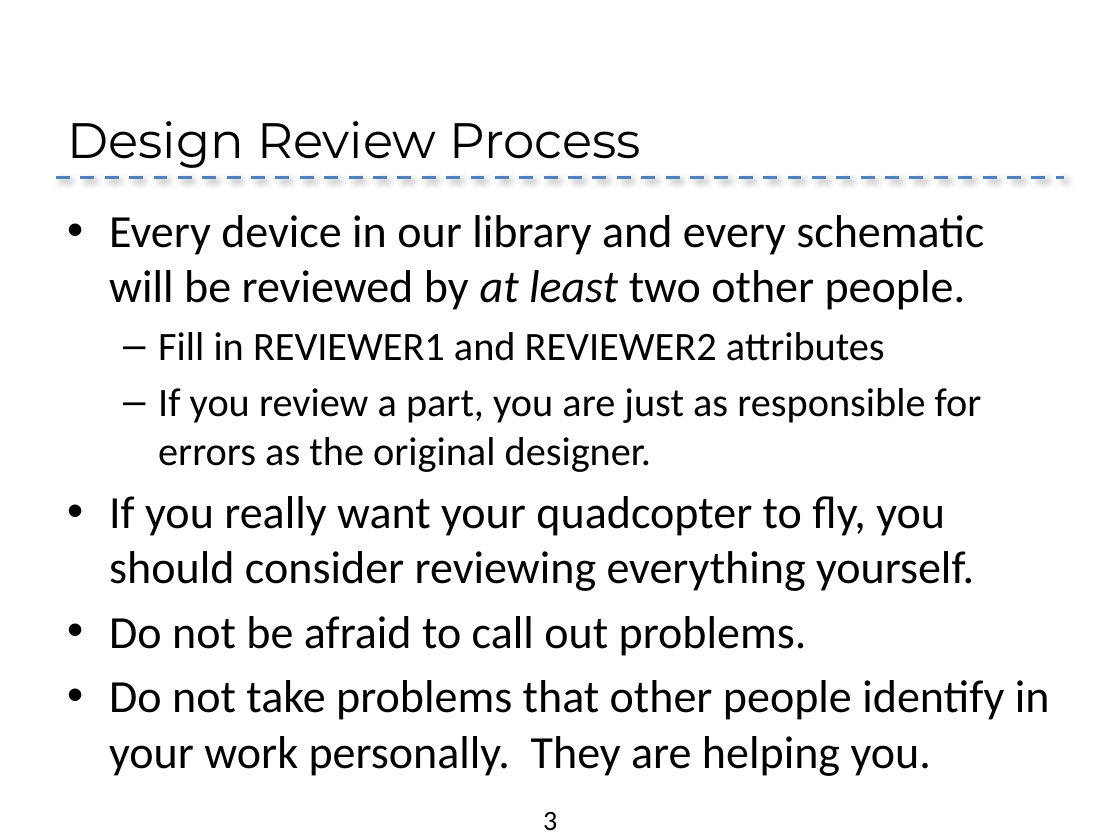
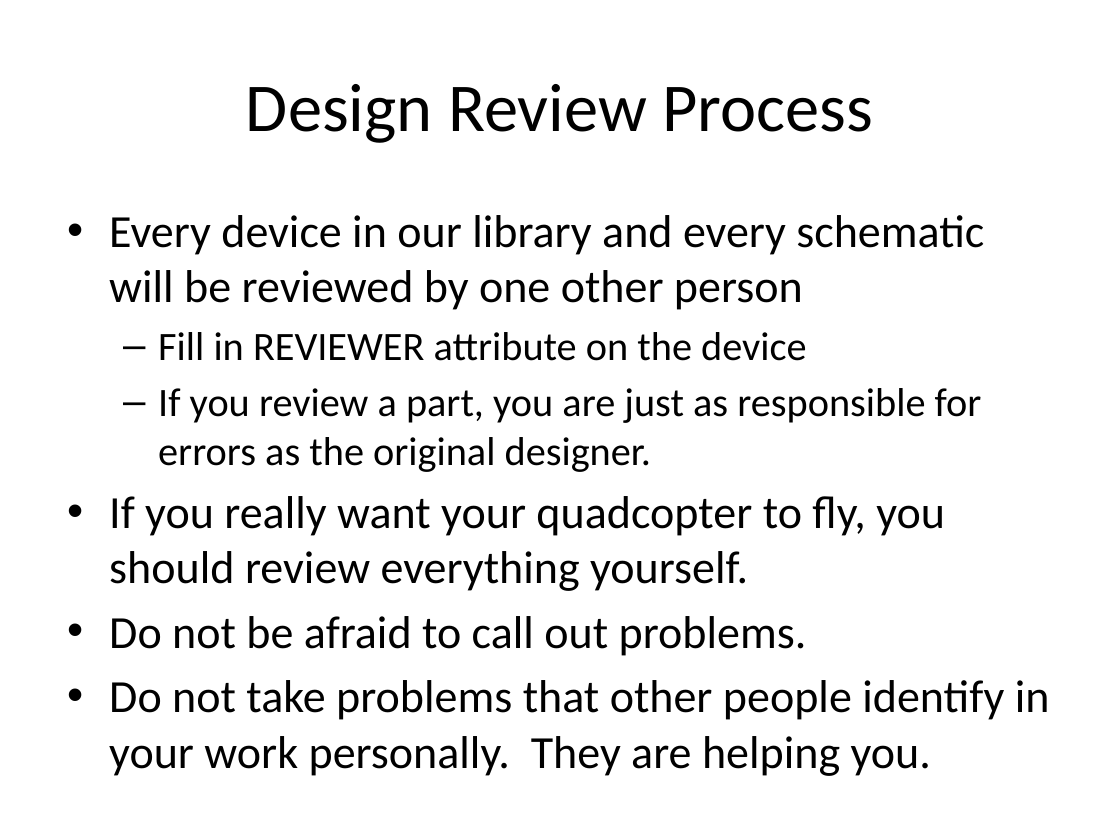
Before and after one commit to NVSL/QuadClass-Resources, a slide deck: slide 3 of Lecture Slides/05-Design Reviews.pptx. Drawn at 1120x840 pixels with LibreOffice and Linux fonts; fonts in the diff are those of the drawing; background and template pictures are left out. Boxes give left, top, right and bottom in pixels: in the first picture for what was removed or moved away, otherwise in the second. Text is boxed around its words. In the diff, an @@ line names an element or a change of style, - is before the commit and + after.

```diff
--- a/Lecture Slides/05-Design Reviews.pptx
+++ b/Lecture Slides/05-Design Reviews.pptx
@@ title "Design Review Process" at [246,84,873,143]: size 32 to 44 pt, font Montserrat to Calibri; alignment left to centre; vertical alignment bottom to middle @@
@@ line removed from (56, 177) to (1064, 177) @@
@@ text at [109,215,984,361]: text changed @@
-• Every device in our library and every schematic will be reviewed by at least two other people.
-  – Fill in REVIEWER1 and REVIEWER2 attributes
+• Every device in our library and every schematic will be reviewed by one other person
+  – Fill in REVIEWER attribute on the device
@@ text at [109,496,945,591]: text changed @@
-• If you really want your quadcopter to fly, you should consider reviewing everything yourself.
+• If you really want your quadcopter to fly, you should review everything yourself.
@@ page number removed at [543,812,557,831] @@
-3
```
Also in this commit, not shown: 7 other slides changed, 1 slide added, 2 slides removed, 6 other files.
